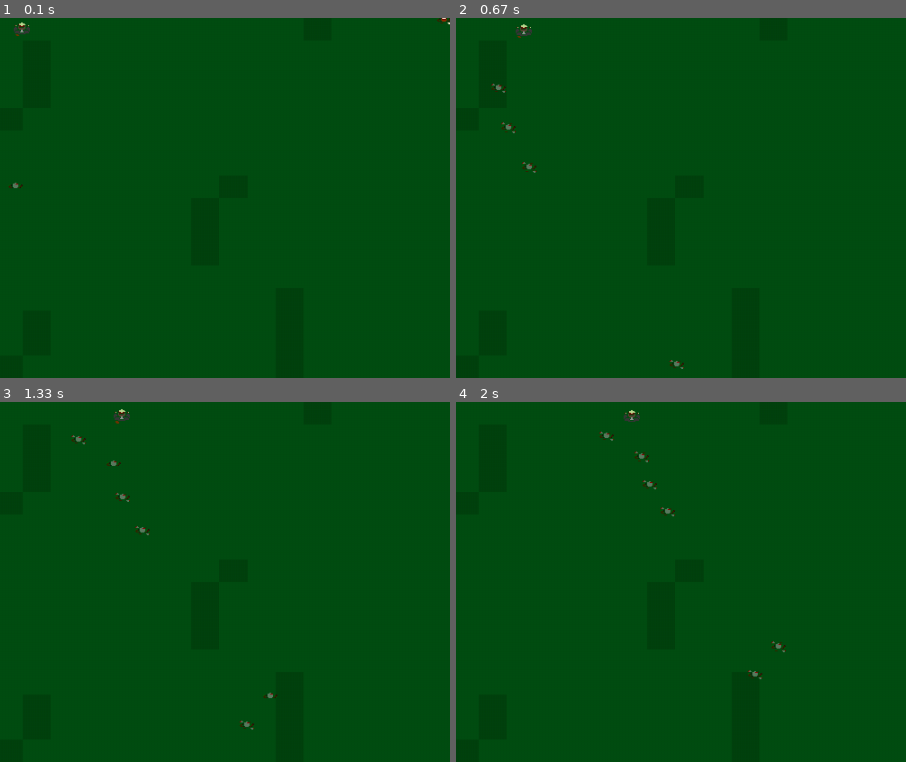
Above: before the commit, frames 1-4 (two rows, left to right).
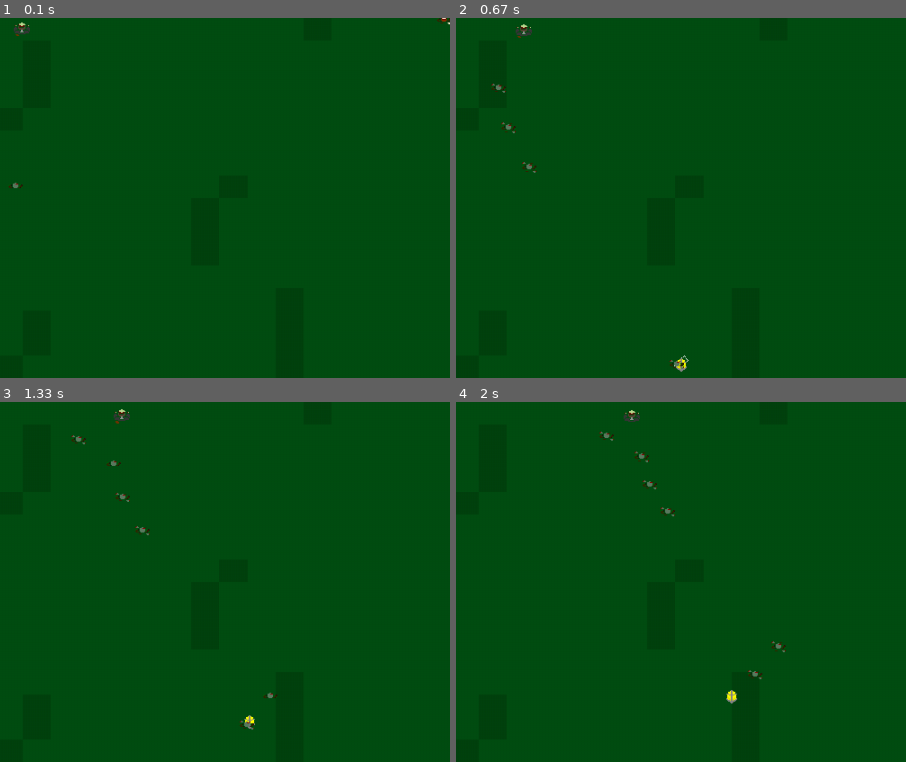
Above: after the commit, the same moments.

Repository: NotMrW/pygamesixtynine
Game: pygame game, started from main.py
Same seed, same stepped clock (60 frames per second), same inputs: the game is played once before the commit and once after it.
Inputs:
- Up to frame 1 (0.1 s): no input
- Up to frame 2 (0.67 s): hold Space from 0.33 s (still down); hold Right from 0.33 s (still down)
- Up to frame 3 (1.33 s): release Space at 0.8 s; release Right at 0.8 s; tap W at 0.83 s; tap S at 1.17 s
- Up to frame 4 (2 s): hold Right 1.5-1.97 s
The pictures show only the part of the screen within x 1-51%, y 50-100%; the shares and areas given below are measured in that part.

Frame 1 is identical in both runs. In frame 2, less than 0.1% of the frame differs, in the area x 48-52%, y 93-99%; in frame 3, less than 0.1%; in frame 4, less than 0.1%, in the area x 60-63%, y 80-84%.

Commit message:
fixed bulbs, broke blind

Diff:
--- a/enemy.py
+++ b/enemy.py
@@ -269,7 +269,6 @@
 
         self.frame = 0
         self.count += 1
-        print("Spawned") #sh
 
     def check_collide(self, player):
         if player:
--- a/main.py
+++ b/main.py
@@ -76,7 +76,7 @@
     def run(self):
         """"Da function to run da gaem"""
         while self.running: #we use "running" value here for loop? Huh, neat
-            print(self.bulbs_spawned)
+            print(self.player.status)
             for event in pygame.event.get():
                 if event.type == pygame.QUIT:
                     self.running = False #We always need to be able to run from the gaem
@@ -110,6 +110,12 @@
                         bullet = Bullet(self)
                         self.bullets.add(bullet)
 
+            if self.player.status == "blind":
+                game.screen.fill("white")
+                pygame.display.flip()
+                endblindtimer = pygame.time.get_ticks
+                if endblindtimer >= blindtimer:
+                    self.player.status = "none"
 
 
             bg_image = pygame.image.load('sprites\grasstile.png')
@@ -122,8 +128,8 @@
             bullet_enemy_collisions = pygame.sprite.groupcollide(self.bullets, self.enemies, True, False) #Bullet/Little_shit collisions
             bullet_bigenemy_collisions = pygame.sprite.groupcollide(self.bullets, self.big_enemies, True, False)
             bullet_speedy_collisions = pygame.sprite.groupcollide(self.bullets, self.speedy_bois, True, False)
-            bullet_blindBulb_collisions = pygame.sprite.groupcollide(self.bullets, self.blind_bulbs, True, True)
-            bullet_deathBulb_collisions = pygame.sprite.groupcollide(self.bullets, self.death_bulbs, True, True)
+            bullet_blindbulb_collisions = pygame.sprite.groupcollide(self.bullets, self.blind_bulbs, True, False)
+            bullet_deathbulb_collisions = pygame.sprite.groupcollide(self.bullets, self.death_bulbs, True, False)
 
             if bullet_enemy_collisions:
                 total_enemies_hit = list(bullet_enemy_collisions.values())[0]
@@ -169,6 +175,18 @@
                         self.score+=3 #one point!
                         self.score_surface = self.font.render(str(self.score), True, (255, 255, 255))
 
+            if bullet_blindbulb_collisions:
+                total_enemies_hit = list(bullet_blindbulb_collisions.values())[0]
+                for blind_bulb in total_enemies_hit:
+                    blind_bulb.hp -= 3
+                    blind_bulb.knockback(bullet)
+                    if blind_bulb.hp <= 0:
+                        self.player.status = "blind"
+                        blind_bulb.kill()
+                        blindtimer = pygame.time.get_ticks
+
+
+
             for bullet in self.bullets: #check dem bullets
                 if bullet.rect.left > self.settings.screen_WIDTH or bullet.rect.right < 0: #kill the bullets if they go off-screen
                     bullet.kill() #KILL
@@ -215,14 +233,9 @@
                 self.speedy_bois.add(speedy_boi)
                 self.speedy_bois_spawned +=1
 
-            if random.random() < 0.01 and self.bulbs_spawned < 1:
-                if random.random() < 0.001:
-                    self.death_bulbs.add(death_bulb)
-                    self.bulbs_spawned += 1
-                else:
+            if random.random() < 1.21 and self.bulbs_spawned < 1:
                     self.blind_bulbs.add(blind_bulb)
                     self.bulbs_spawned += 1
-
 
             for big_enemy in self.big_enemies: #Gotta check the WHOLE DAMN LIST OF ENEMIES
                 big_enemy.draw(self) #Spawn the little twits
@@ -238,14 +251,14 @@
                 if speedy_boi.hp<= 0:
                     speedy_boi.kill()
 
-            for bulb in self.blind_bulbs:
+            for blind_bulb in self.blind_bulbs:
                 blind_bulb.draw(self)
                 blind_bulb.update(self.player)
                 blind_bulb.check_collide(self.player)
                 if blind_bulb.hp <= 0:
                     blind_bulb.kill()
 
-            for bulb in self.death_bulbs:
+            for death_bulb in self.death_bulbs:
                 death_bulb.draw(self)
                 death_bulb.update(self.player)
                 death_bulb.check_collide(self.player)
@@ -267,7 +280,8 @@
                 self.screen.fill("black")
                 self.screen.blit(self.death_surface, (self.settings.screen_WIDTH//2.25,self.settings.screen_HEIGHT//2))
 
-            pygame.display.flip() #updtae the ENTIRE display
+            if self.player.status != "blind":
+                pygame.display.flip() #updtae the ENTIRE display
 
             if self.enemies_killed >= self.level_threshold:
                 self.wave_number += 1
--- a/settings.py
+++ b/settings.py
@@ -11,7 +11,7 @@
         self.player_SPEED = 3 #Damn, speed equaled 3
         self.big_boi_SPEED = self.player_SPEED/2 #original speed: HALF of player's speed
         self.speedy_boi_SPEED = self.player_SPEED * 2.75 #original: TRIPLE the player's speed
-        self.blindBulb_SPEED = 0 #started as a third of player's speed
+        self.blindBulb_SPEED = 1 #started as a third of player's speed
 
         #Just some more sorting to find stats easier, did you expect more?
         self.bullet_SPEED = 25 #SPEED
